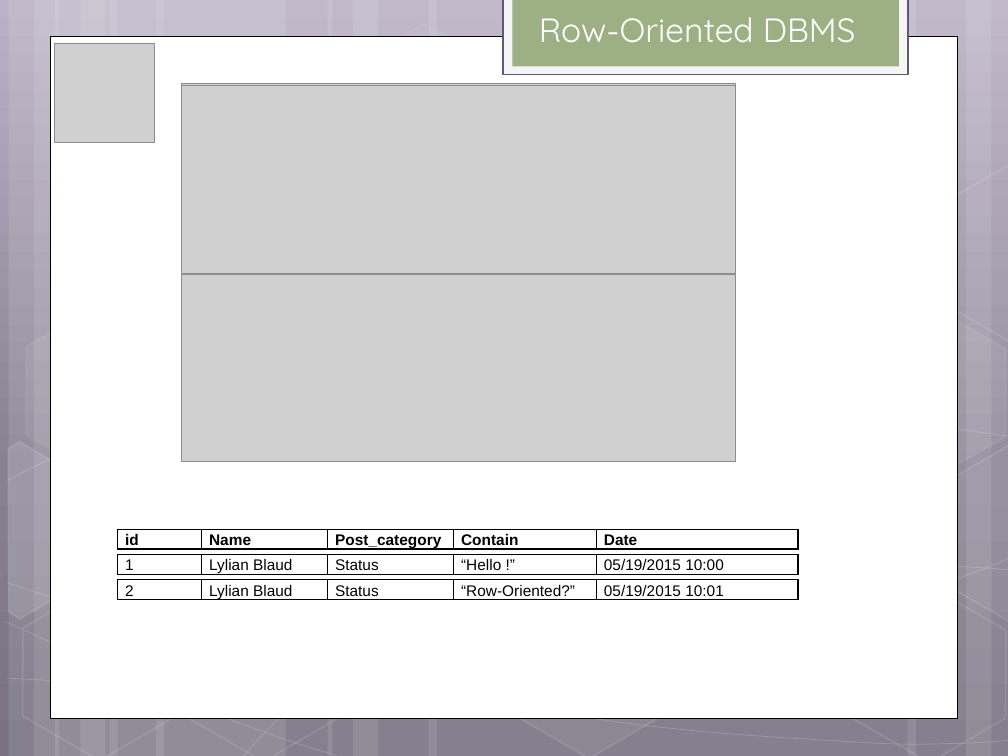
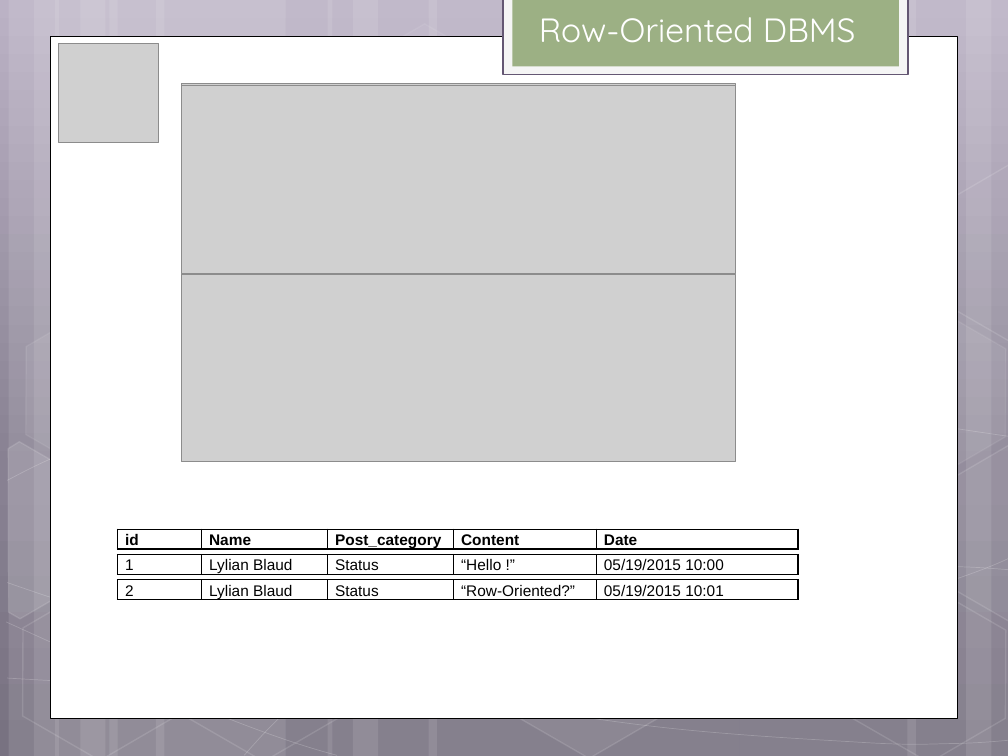
Before and after one commit to helpcat/bigdataworkshop2, a slide deck: slide 12 of slides/MonetDB workshop.pptx (slide 10 before the commit). Drawn at 1008x756 pixels with LibreOffice and Linux fonts; fonts in the diff are those of the drawing; grey boxes stand for pictures. Boxes give left, top, right and bottom in pixels: in the first picture for what was removed or moved away, otherwise in the second. Text is boxed around its words. In the diff, an @@ line names an element or a change of style, - is before the commit and + after.

```diff
--- a/slides/MonetDB workshop.pptx
+++ b/slides/MonetDB workshop.pptx
@@ picture: place and size @@
-picture at <box>54,43,154,143</box>
+picture at <box>58,43,158,143</box>
@@ table at <box>118,529,798,553</box> @@
-row 1, column 4: Contain
+row 1, column 4: Content
```
Also in this commit, not shown: 22 other slides changed, 7 slides added, 1 slide removed.
